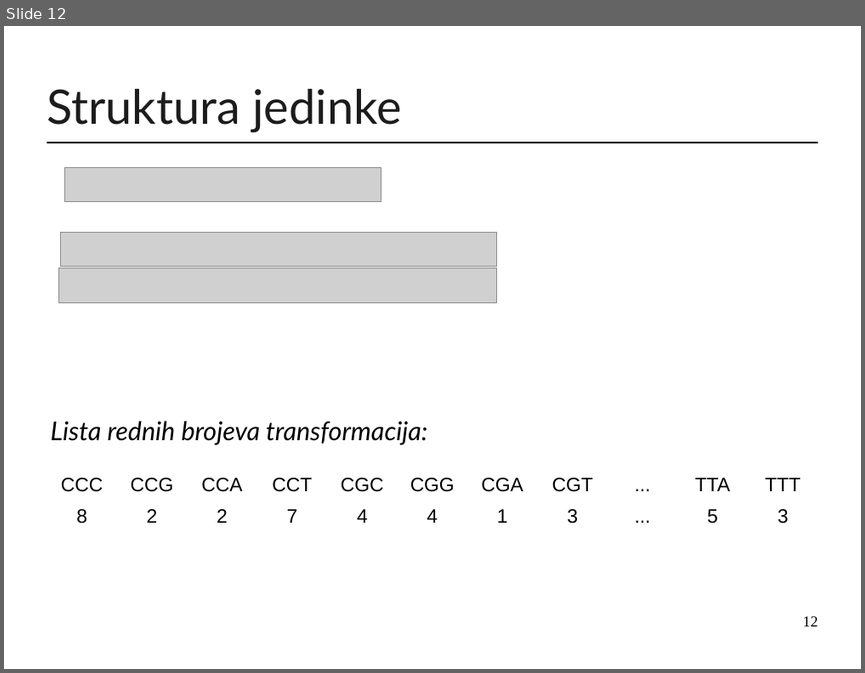
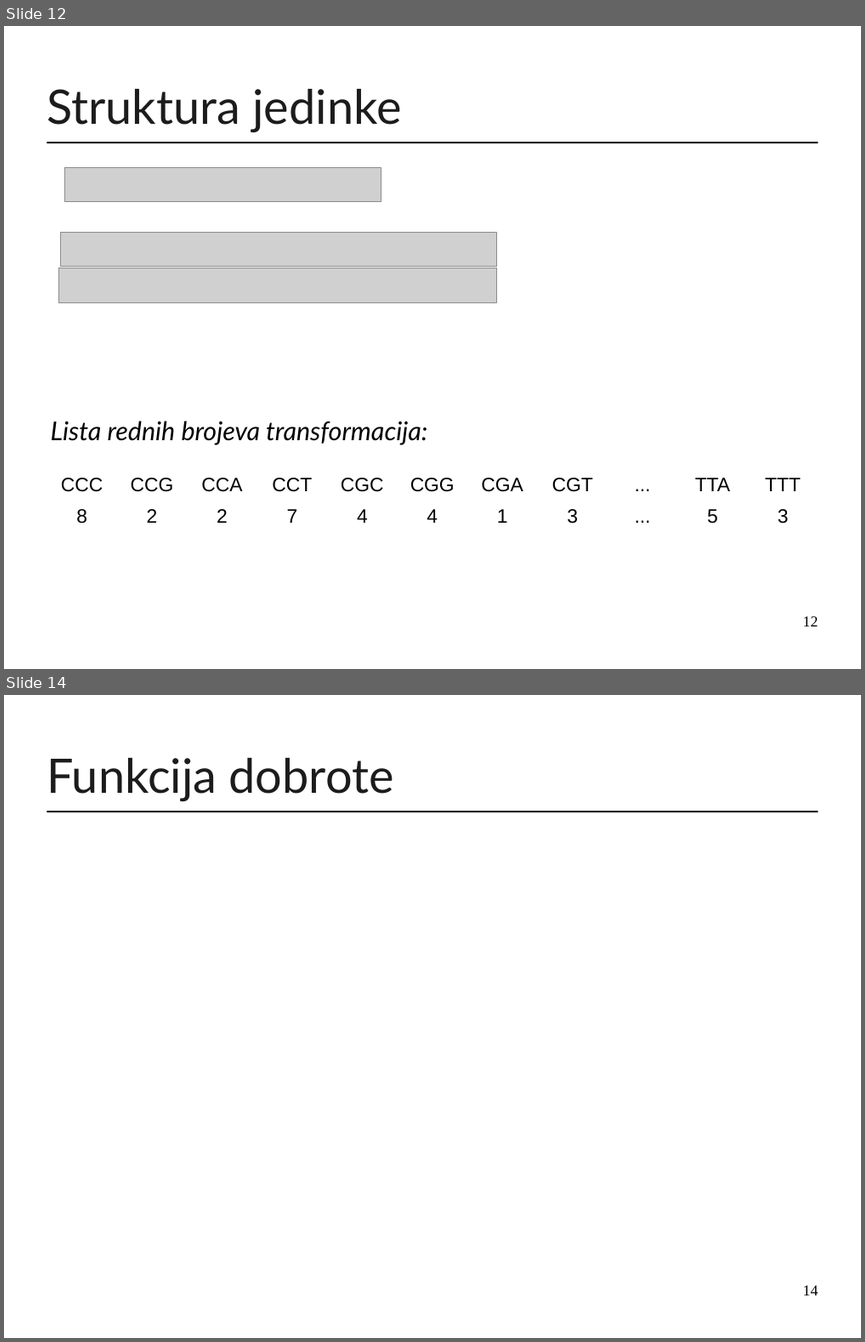
Before and after one commit to mirjamsk/DNAdrivenIFS, a slide deck: CD_bundle/prezentacija.odp. Shown one above the other, each under a label of ours: slide 12 before the commit, slides 12 and 14 after it; the slides between them are not shown. The pictures are 865x673 and 865x1342 pixels, drawn with LibreOffice and Linux fonts; fonts in the diff are those of the drawing; grey boxes stand for pictures. Boxes give left, top, right and bottom in pixels: in the first picture for what was removed or moved away, otherwise in the second. Text is boxed around its words. In the diff, an @@ line names an element or a change of style, - is before the commit and + after.

```diff
--- a/CD_bundle/prezentacija.odp
+++ b/CD_bundle/prezentacija.odp
@@ slide 14 added at bbox=[4, 695, 861, 1338], background #FFFFFF; not listed: 1 template element that a slide beside it also shows @@
@@ title added at bbox=[46, 758, 394, 801], 44 pt, text #1C1C1C @@
+Funkcija dobrote
@@ page number added at bbox=[803, 1285, 818, 1295], 14 pt, text #000000 @@
+14
```
Also in this commit, not shown: 1 slide changed, 1 other slide added, 1 other file.
